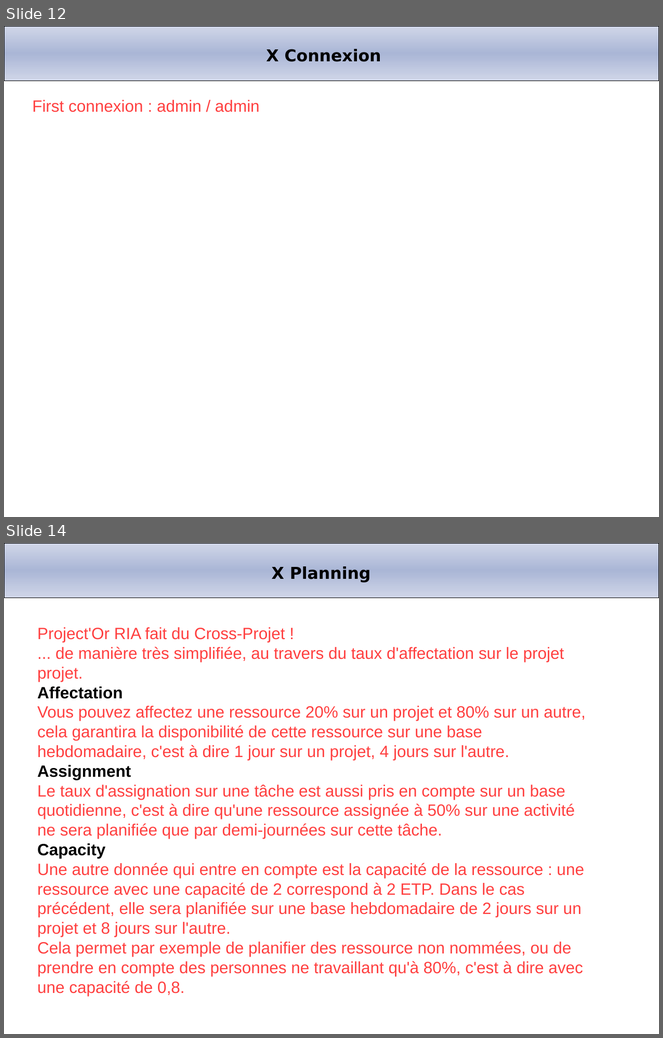
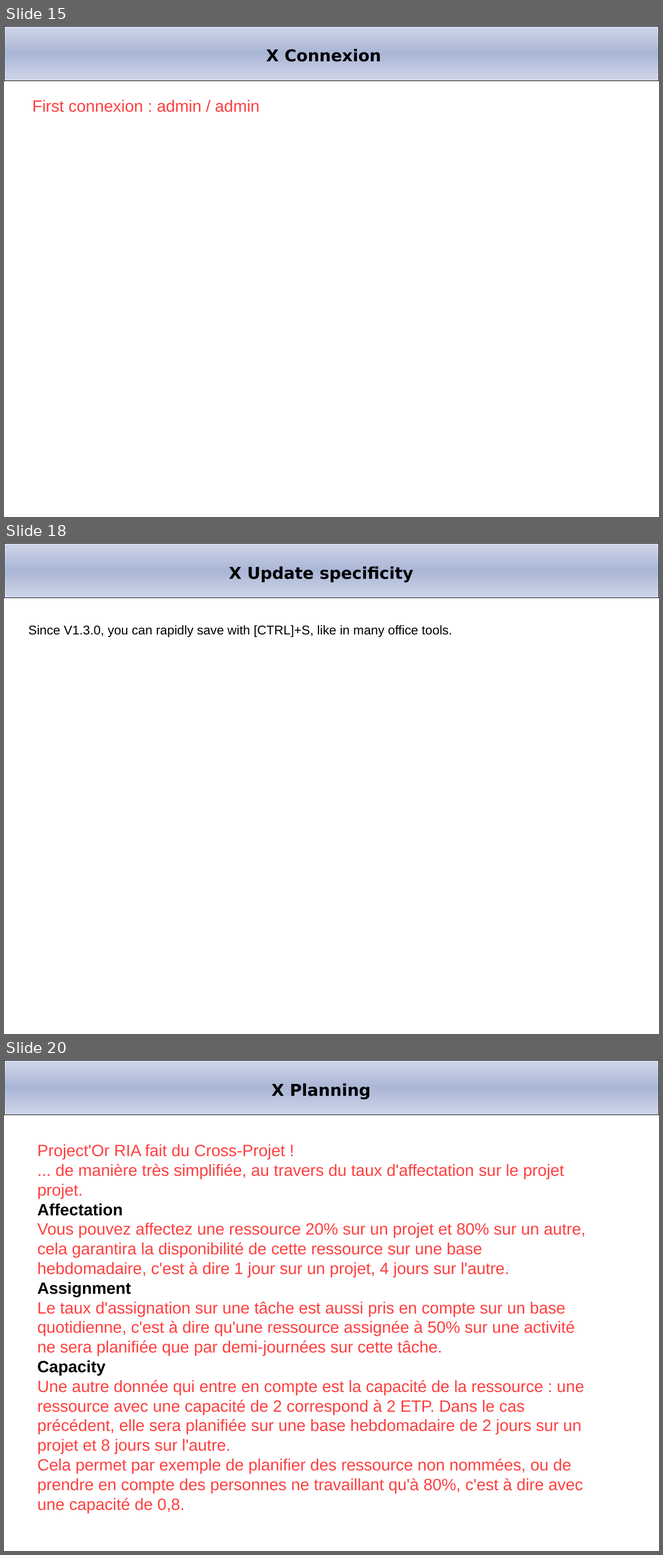
Before and after one commit to projeqtor/main, a slide deck: branches/V1.4/projector/manual/Project'Or RIA.ppt. Shown one above the other, each under a label of ours: slides 12 and 14 before the commit, slides 15, 18 and 20 after it; the slides between them are not shown. The pictures are 663x1038 and 663x1555 pixels, drawn with LibreOffice and Linux fonts; fonts in the diff are those of the drawing; background and template pictures are left out. Boxes give left, top, right and bottom in pixels: in the first picture for what was removed or moved away, otherwise in the second. Text is boxed around its words. In the diff, an @@ line names an element or a change of style, - is before the commit and + after.

```diff
--- a/branches/V1.4/projector/manual/Project'Or RIA.ppt
+++ b/branches/V1.4/projector/manual/Project'Or RIA.ppt
@@ slide 18 added at <box>4,543,659,1034</box>, background #FFFFFF; not listed: 1 template element that a slide beside it also shows @@
@@ title added at <box>229,566,413,583</box>, 18 pt, text #000000, bold @@
+X Update specificity
@@ text added at <box>28,625,453,637</box>, 14 pt, text #000000 @@
+Since V1.3.0, you can rapidly save with [CTRL]+S, like in many office tools.
@@ what was slide 12 is now slide 15 @@
@@ what was slide 14 is now slide 20 @@
```
Also in this commit, not shown: 2 slides changed, 7 other slides added, 1 slide removed, 1 other file.
